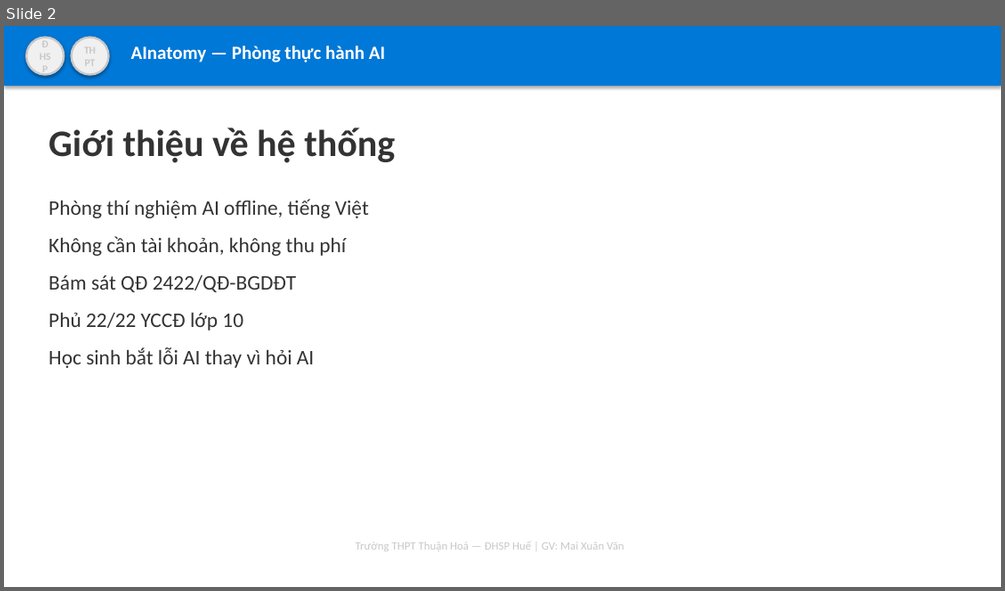
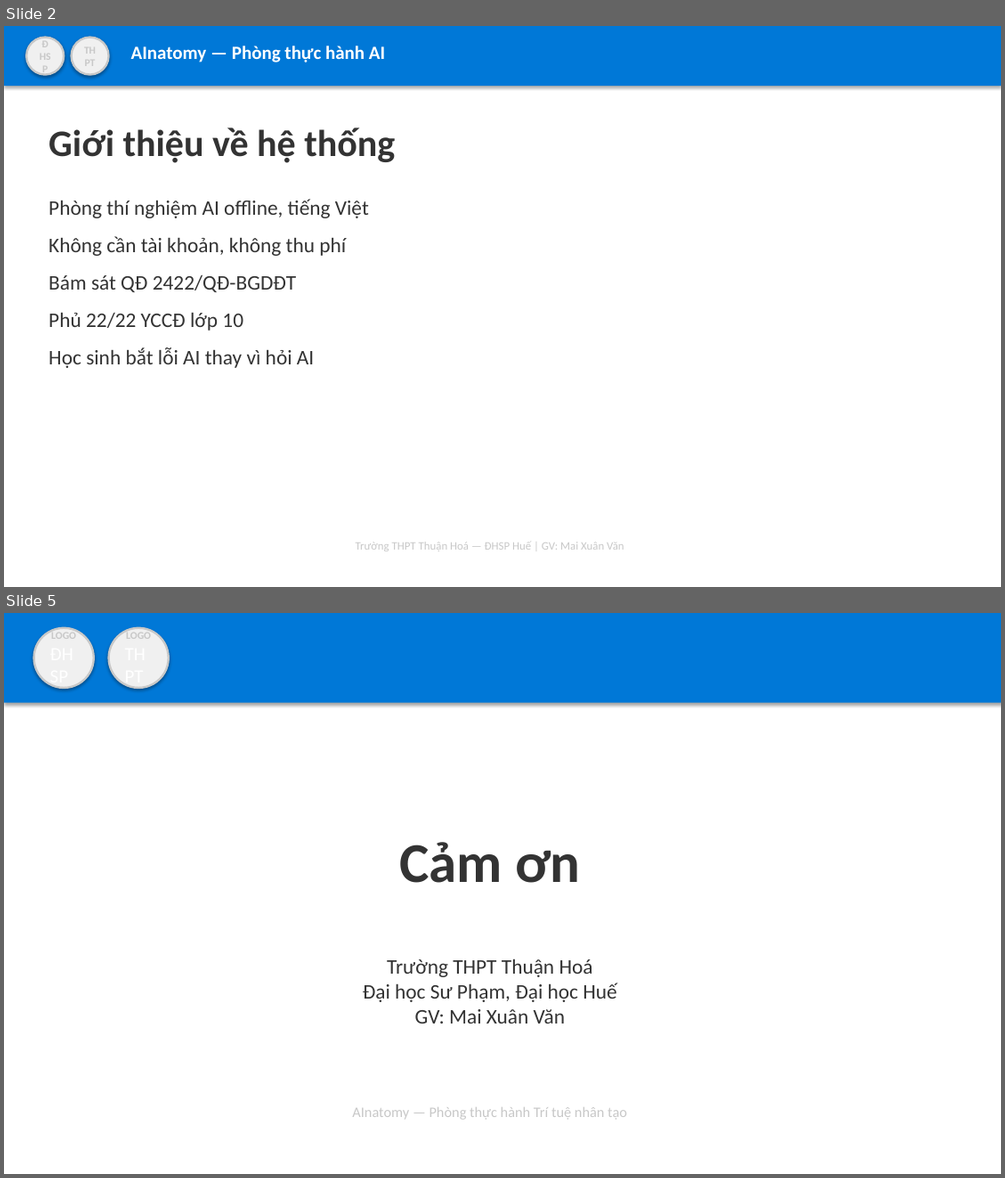
Before and after one commit to mxuanvan02/ainatomy, a slide deck: template_thuanhoa.pptx. Shown one above the other, each under a label of ours: slide 2 before the commit, slides 2 and 5 after it; the slides between them are not shown. The pictures are 1005x591 and 1005x1178 pixels, drawn with LibreOffice and Linux fonts; fonts in the diff are those of the drawing. Boxes give left, top, right and bottom in pixels: in the first picture for what was removed or moved away, otherwise in the second. Text is boxed around its words. In the diff, an @@ line names an element or a change of style, - is before the commit and + after.

Commit message:
Thêm template PowerPoint 8 slides và tài liệu tích hợp chương trình
- Tạo template_thuanhoa.pptx với 8 slides: bìa, giới thiệu, mục lục, 2 cột, kết thúc, giới thiệu hệ thống, tích hợp chương trình, hướng dẫn sử dụng
- Thêm HUONG_DAN_TICH_HOP.md: hướng dẫn tích hợp AInatomy vào 28 bài SGK Tin học 10
- Thêm HUONG_DAN_CHEN_LOGO.md: hướng dẫn chèn logo trường vào template
- Cập nhật README.md: thêm thông tin tác giả GV Mai Xuân Văn
- Nghiệm thu: 97/97 tiêu chí đạt

```diff
--- a/template_thuanhoa.pptx
+++ b/template_thuanhoa.pptx
@@ slide 5 added at [4, 613, 1001, 1174], background #FFFFFF @@
@@ rectangle added at [4, 613, 1001, 703], fill #0078D7 @@
@@ ellipse added at [34, 628, 94, 688], fill #F0F0F0, outline #C8C8C8 2 pt, 10 pt, text #C8C8C8, bold @@
+LOGO
+ĐHSP
@@ ellipse added at [109, 628, 169, 688], fill #F0F0F0, outline #C8C8C8 2 pt, 10 pt, text #C8C8C8, bold @@
+LOGO
+THPT
@@ text added at [399, 842, 581, 883], 54 pt, text #333333, bold @@
+Cảm ơn
@@ text added at [363, 958, 616, 1023], 20 pt, text #333333 @@
+Trường THPT Thuận Hoá
+Đại học Sư Phạm, Đại học Huế
+GV: Mai Xuân Văn
@@ text added at [352, 1107, 627, 1119], 14 pt, text #C8C8C8 @@
+AInatomy — Phòng thực hành Trí tuệ nhân tạo
```
Also in this commit, not shown: 5 other slides added, 2 other files.
